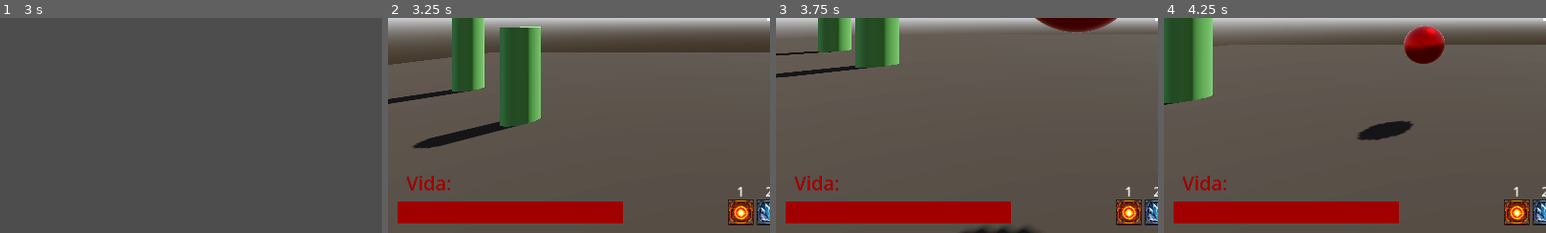
Above: before the commit, frames 1-4 (left to right).
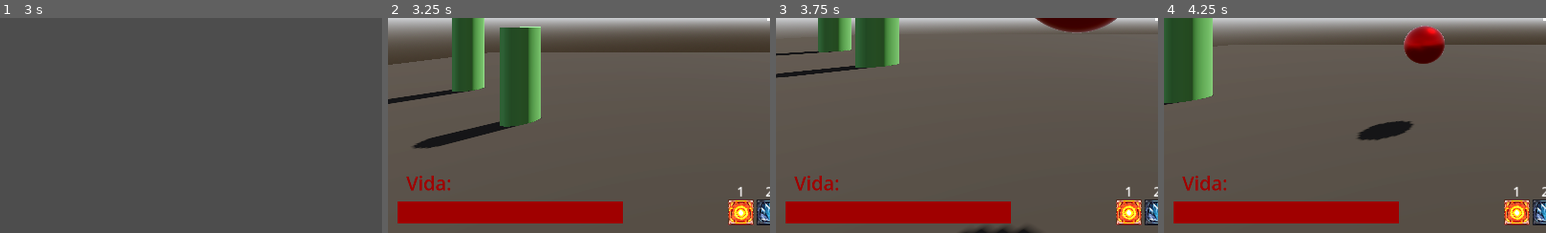
Above: after the commit, the same moments.

Repository: Isaaa43/Saudavel-e-Balanceado
Game: Godot game, scene res://cenas/main_game.tscn
Same seed, same stepped clock (60 frames per second), same inputs: the game is played once before the commit and once after it.
Inputs (mouse positions are % of the whole screen's width and height, from its top left):
- Up to frame 1 (3 s): click (50, 66) at 0.52 s; type "Alex" at 0.6 s; click "Jogar" at 1.25 s; click "Host" at 2 s; click "Começar Partida" at 2.75 s
- Up to frame 2 (3.25 s): no input
- Up to frame 3 (3.75 s): tap Enter at 3.5 s; move the mouse to (72, 45) at 3.52 s; hold D (direita) from 3.53 s (still down); right-click (72, 45) at 3.6 s; click (72, 45) at 3.67 s
- Up to frame 4 (4.25 s): keep holding D (direita); tap Space (pular) at 3.77 s
The pictures show only the part of the screen within x 0-50%, y 50-100%; the shares and areas given below are measured in that part.

Frame 1 is identical in both runs. In frame 2, 0.8% of the frame differs, in the area x 89-96%, y 84-97%; in frame 3, 0.8%; in frame 4, 0.8%.

Commit message:
refactor: hud
Alterado o funcionamento da vida e melhorado icones de magia

Diff:
--- a/luta-magos/cenas/game/UI/hud_jogador.tscn
+++ b/luta-magos/cenas/game/UI/hud_jogador.tscn
@@ -16,9 +16,10 @@
 script = ExtResource("1_a8gqf")
 
 [node name="HudAim" type="Control" parent="." unique_id=1384346477]
-anchors_preset = 0
-offset_right = 1920.0
-offset_bottom = 1080.0
+layout_mode = 1
+anchors_preset = 15
+anchor_right = 1.0
+anchor_bottom = 1.0
 grow_horizontal = 2
 grow_vertical = 2
 mouse_filter = 2
@@ -38,7 +39,7 @@
 grow_vertical = 2
 mouse_filter = 2
 
-[node name="HBoxContainer" type="HBoxContainer" parent="." unique_id=1206569448]
+[node name="HBoxIcones" type="HBoxContainer" parent="." unique_id=1206569448]
 layout_mode = 1
 anchors_preset = 7
 anchor_left = 0.5
@@ -55,12 +56,12 @@
 pivot_offset = Vector2(52, 32)
 alignment = 1
 
-[node name="TextureRect" type="TextureRect" parent="HBoxContainer" unique_id=2012555246]
+[node name="TextureRect" type="TextureRect" parent="HBoxIcones" unique_id=2012555246]
 layout_mode = 2
 texture = ExtResource("1_bqy3s")
 stretch_mode = 2
 
-[node name="Label" type="Label" parent="HBoxContainer/TextureRect" unique_id=1251329543]
+[node name="Label" type="Label" parent="HBoxIcones/TextureRect" unique_id=1251329543]
 layout_mode = 1
 anchors_preset = 5
 anchor_left = 0.5
@@ -73,12 +74,12 @@
 text = "1"
 horizontal_alignment = 1
 
-[node name="TextureRect2" type="TextureRect" parent="HBoxContainer" unique_id=514923322]
+[node name="TextureRect2" type="TextureRect" parent="HBoxIcones" unique_id=514923322]
 layout_mode = 2
 texture = ExtResource("3_c7tbw")
 stretch_mode = 2
 
-[node name="Label" type="Label" parent="HBoxContainer/TextureRect2" unique_id=1963435590]
+[node name="Label" type="Label" parent="HBoxIcones/TextureRect2" unique_id=1963435590]
 layout_mode = 1
 anchors_preset = 5
 anchor_left = 0.5
@@ -91,12 +92,12 @@
 text = "2"
 horizontal_alignment = 1
 
-[node name="TextureRect3" type="TextureRect" parent="HBoxContainer" unique_id=439134738]
+[node name="TextureRect3" type="TextureRect" parent="HBoxIcones" unique_id=439134738]
 layout_mode = 2
 texture = ExtResource("4_tpt5k")
 stretch_mode = 2
 
-[node name="Label" type="Label" parent="HBoxContainer/TextureRect3" unique_id=1823001661]
+[node name="Label" type="Label" parent="HBoxIcones/TextureRect3" unique_id=1823001661]
 layout_mode = 1
 anchors_preset = 5
 anchor_left = 0.5
@@ -120,7 +121,7 @@
 offset_bottom = -23.0
 grow_vertical = 0
 
-[node name="Label" type="Label" parent="Vida" unique_id=1499339849]
+[node name="LabelVida" type="Label" parent="Vida" unique_id=1499339849]
 self_modulate = Color(0.627451, 0, 0, 1)
 layout_mode = 0
 offset_left = 23.0
--- a/luta-magos/scripts/game/UI/hud_jogador.gd
+++ b/luta-magos/scripts/game/UI/hud_jogador.gd
@@ -1,38 +1,21 @@
 class_name HUDJogador
 extends Control
 
-@onready var icons: Array[Node] = $HBoxContainer.get_children()
+@onready var icons: Array[Node] = $HBoxIcones.get_children()
 
 @onready var color_rect_vida_baixo: ColorRect = $Vida/ColorRectVidaBaixo
 @onready var color_rect_vida: ColorRect = $Vida/ColorRectVida
-var color_rect_vida_size: float
-
-var vida: int
-var vida_inicial: int = 200
 
 func _ready() -> void:
-	vida = vida_inicial
-	color_rect_vida_size = color_rect_vida_baixo.size.x
-	_update_vida_bar()
+	selecionar_magia(0)
+	display_vida(1)
 
-func selecionar(id: int) -> void:
+func selecionar_magia(id: int) -> void:
+	# deixa todos os icones no padrao
 	for icon in icons:
 		icon.modulate = Color(1.0, 1.0, 1.0, 1.0)
-
+	# magia escolhida
 	icons[id].modulate = Color(2.454, 2.454, 2.454)
 
-func levar_dano(dano: int) -> void:
-	vida = max(0, vida - dano)
-	_update_vida_bar()
-
-	# acabar partida
-	if is_zero_approx(dano):
-		await get_tree().create_timer(0.7).timeout
-		Input.set_mouse_mode(Input.MOUSE_MODE_VISIBLE)
-		NetworkServer.terminar_partida()
-
-
-func _update_vida_bar() -> void:
-	var porcent : float = float(vida) / vida_inicial
-	print("porcent ", porcent)
-	color_rect_vida.size.x = color_rect_vida_size * porcent
+func display_vida(porcent: float) -> void:
+	color_rect_vida.size.x = color_rect_vida_baixo.size.x * porcent
--- a/luta-magos/scripts/game/characters/jogador.gd
+++ b/luta-magos/scripts/game/characters/jogador.gd
@@ -28,6 +28,7 @@
 func _ready() -> void:
 	# se nao for este computador controlando esse nodo, desligue esse nodo
 	if not is_multiplayer_authority():
+		hud.queue_free()
 		_turn_off(self)
 		_turn_off(camera_3d)
 		_turn_off(lancador_feiticos)
@@ -57,13 +58,23 @@
 
 	move_and_slide()
 
+var vida_inicial : int = 100
+var vida : int = vida_inicial
+
 # TODO: somente teste, remover
 @onready var label_dano: Label3D = $LabelDano
 func levar_dano(dano: int) -> void:
 	print('Levar dano %d' % dano)
 
-	hud.levar_dano(dano)
-
 	label_dano.text = "Dano:\n%d" % dano
 	label_dano.show()
 	get_tree().create_timer(1.2).timeout.connect( func(): label_dano.hide() )
+
+	vida = max(0, vida - dano)
+	if vida == 0:
+		await get_tree().create_timer(0.5).timeout
+		TrocaCenaTemp.go_to_menu_inicial()
+
+	if hud and is_instance_valid(hud):
+		var porcent : float = float(vida) / vida_inicial
+		hud.display_vida(porcent)
--- a/luta-magos/scripts/game/characters/lancador_feiticos.gd
+++ b/luta-magos/scripts/game/characters/lancador_feiticos.gd
@@ -25,7 +25,7 @@
 
 func _selecionar(id: int) -> void:
 	selecao_feitico_id = id
-	hud_jogador.selecionar(id)
+	hud_jogador.selecionar_magia(id)
 
 func _escolher_feitico() -> void:
 	match selecao_feitico_id:
